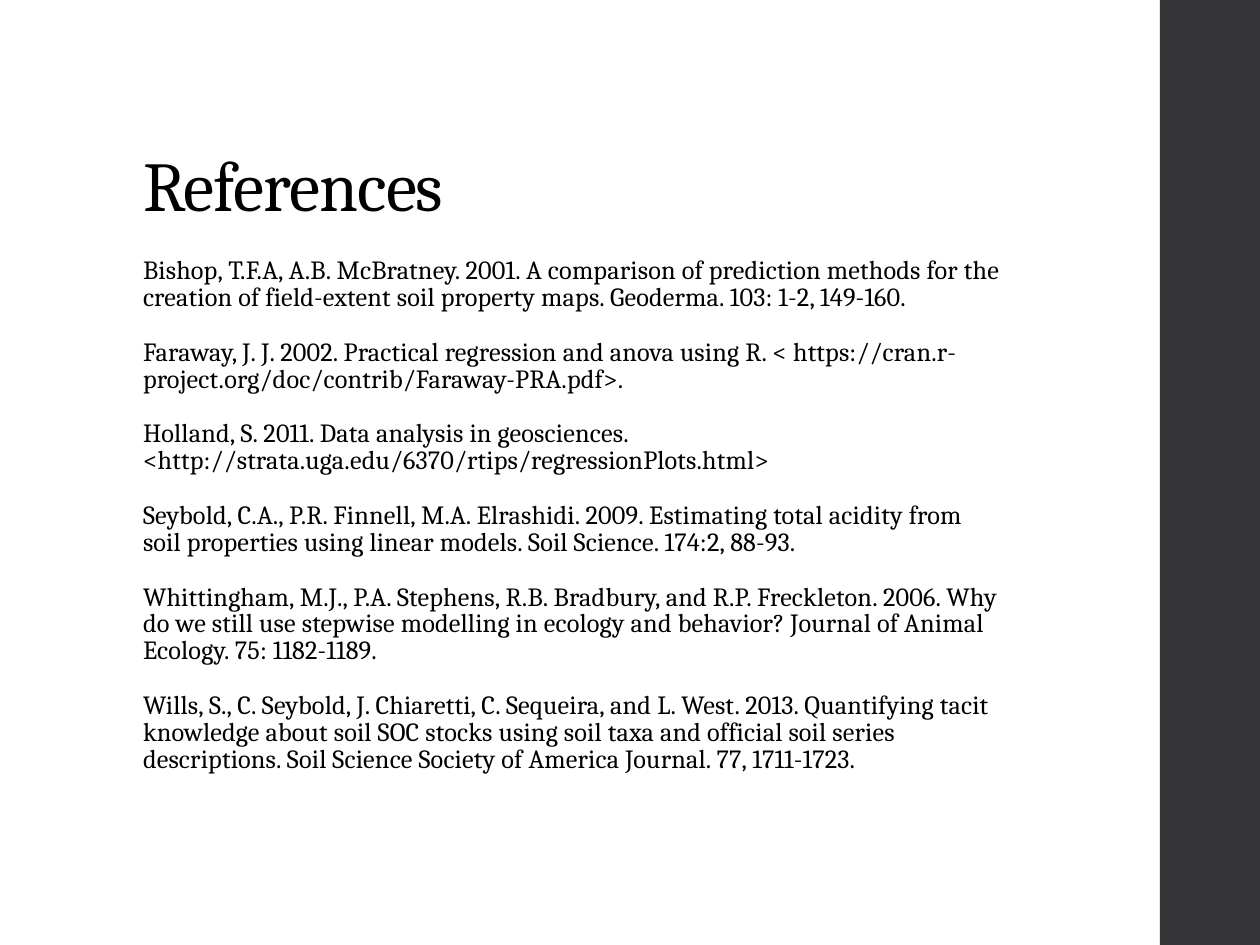
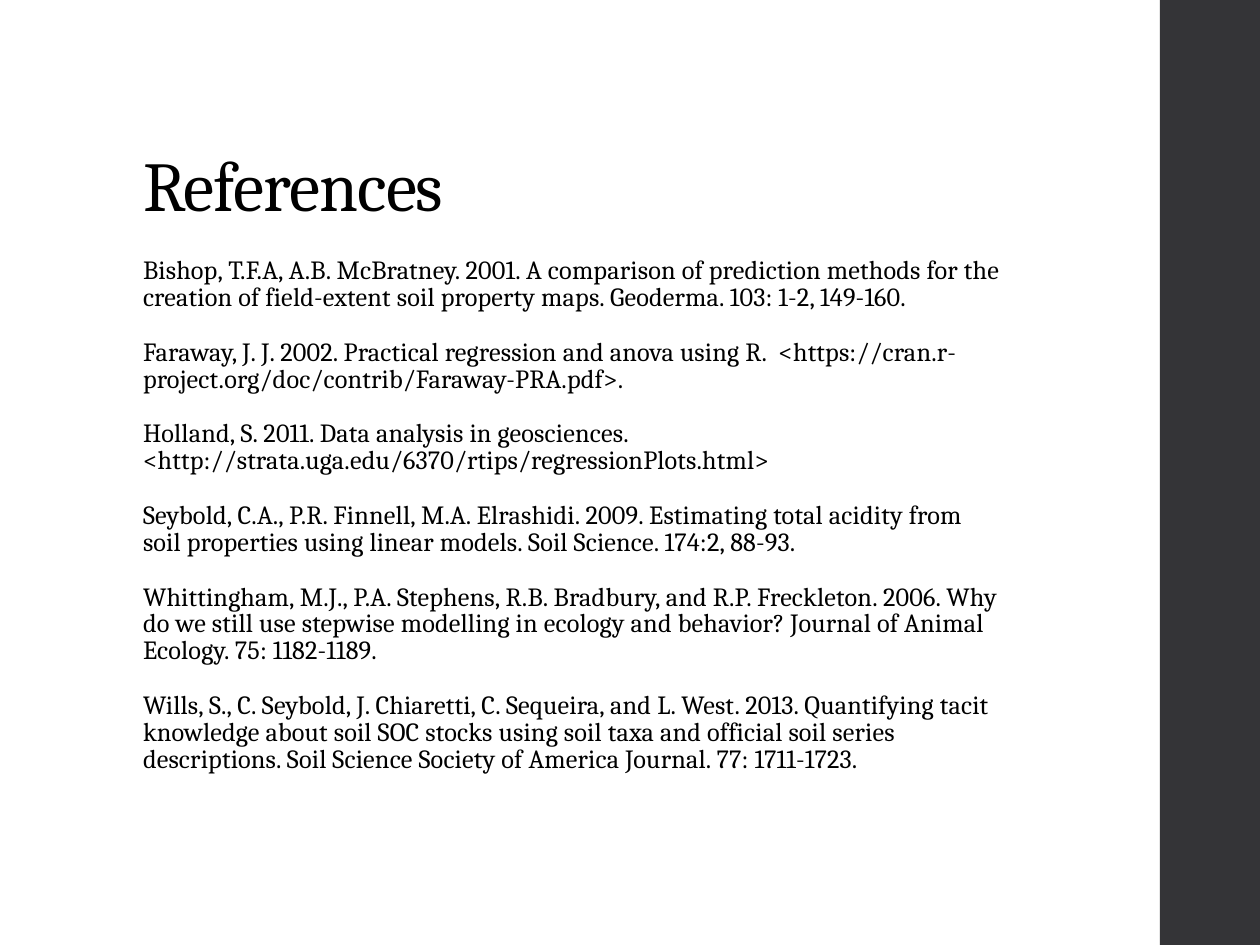
Before and after one commit to ncss-tech/stats_for_soil_survey, a slide deck: slide 29 of presentations/linear_regression/Linear_regression.pptx. Drawn at 1260x945 pixels with LibreOffice and Linux fonts; fonts in the diff are those of the drawing. Boxes give left, top, right and bottom in pixels: in the first picture for what was removed or moved away, otherwise in the second. Text is boxed around its words. In the diff, an @@ line names an element or a change of style, - is before the commit and + after.

Commit message:
minor edits to linear regression ppt

```diff
--- a/presentations/linear_regression/Linear_regression.pptx
+++ b/presentations/linear_regression/Linear_regression.pptx
@@ text at box(143, 342, 956, 394): spaces changed @@
-Faraway, J. J. 2002. Practical regression and anova using R. < https://cran.r-project.org/doc/contrib/Faraway-PRA.pdf>.
+Faraway, J. J. 2002. Practical regression and anova using R. <https://cran.r-project.org/doc/contrib/Faraway-PRA.pdf>.
@@ text at box(143, 695, 988, 774): text changed @@
-Wills, S., C. Seybold, J. Chiaretti, C. Sequeira, and L. West. 2013. Quantifying tacit knowledge about soil SOC stocks using soil taxa and official soil series descriptions. Soil Science Society of America Journal. 77, 1711-1723.
+Wills, S., C. Seybold, J. Chiaretti, C. Sequeira, and L. West. 2013. Quantifying tacit knowledge about soil SOC stocks using soil taxa and official soil series descriptions. Soil Science Society of America Journal. 77: 1711-1723.
```
Also in this commit, not shown: 3 other slides changed.
